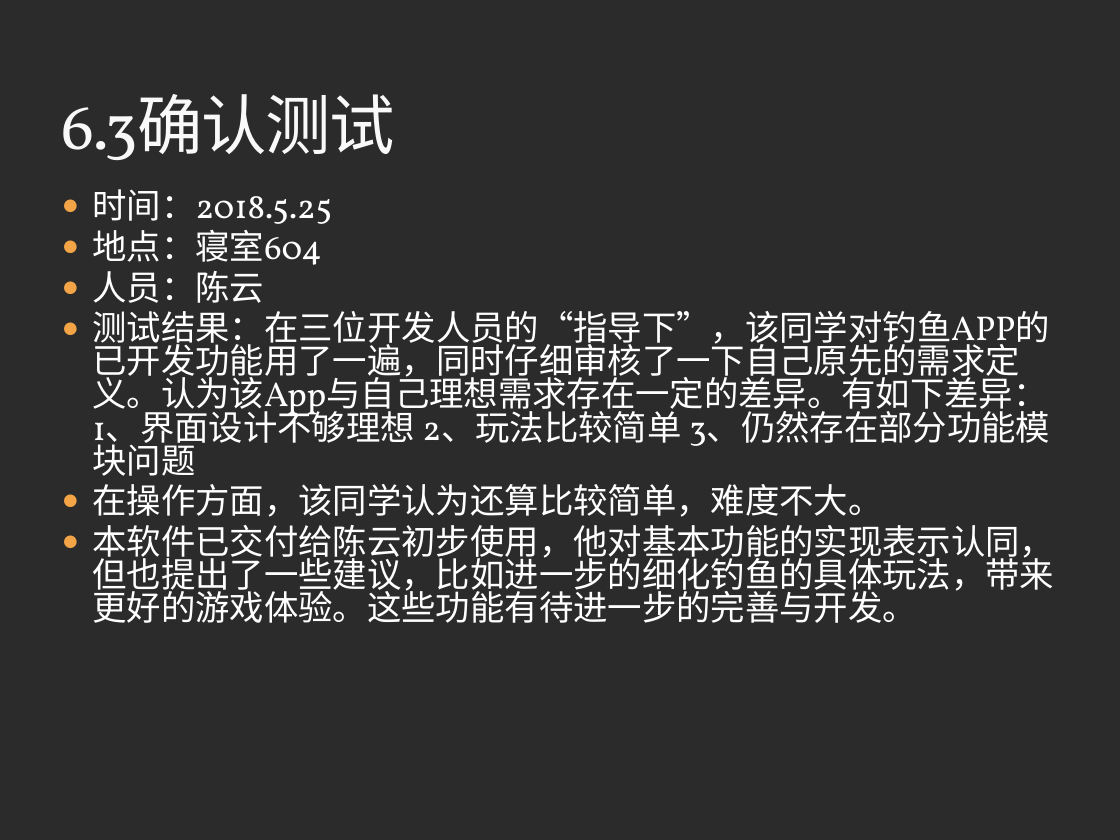
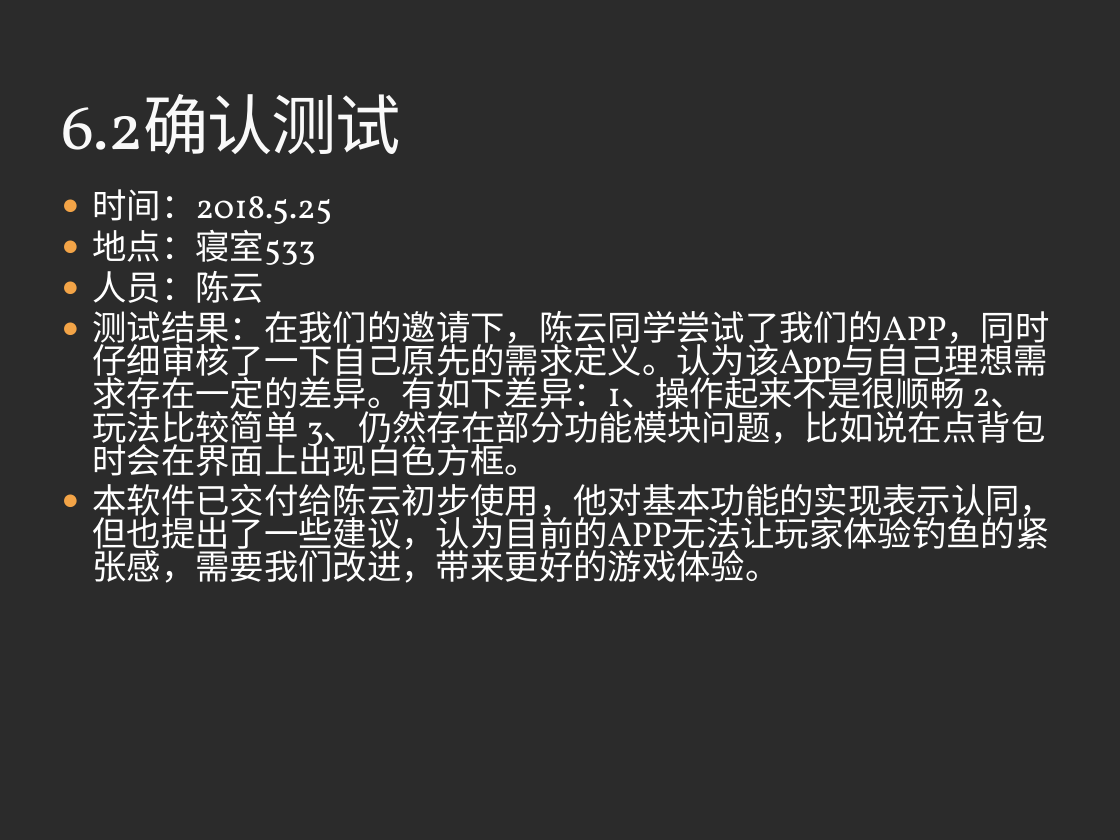
Before and after one commit to 3d-fishing/3D-app, a slide deck: slide 29 of 软件实现.pptx (slide 30 before the commit). Drawn at 1120x840 pixels with LibreOffice and Linux fonts; fonts in the diff are those of the drawing; background and template pictures are left out; a plain dark background stands for a picture behind light text. Boxes give left, top, right and bottom in pixels: in the first picture for what was removed or moved away, otherwise in the second. Text is boxed around its words. In the diff, an @@ line names an element or a change of style, - is before the commit and + after.

```diff
--- a/软件实现.pptx
+++ b/软件实现.pptx
@@ title at bbox=[62, 94, 401, 154]: text changed @@
-6.3确认测试
+6.2确认测试
@@ text at bbox=[93, 230, 316, 265]: text changed @@
-● 地点：寝室604
+● 地点：寝室533
@@ text at bbox=[93, 311, 1055, 583]: text changed @@
-● 测试结果：在三位开发人员的“指导下”，该同学对钓鱼APP的已开发功能用了一遍，同时仔细审核了一下自己原先的需求定义。认为该App与自己理想需求存在一定的差异。有如下差异：1、界面设计不够理想 2、玩法比较简单 3、仍然存在部分功能模块问题
-● 在操作方面，该同学认为还算比较简单，难度不大。
-● 本软件已交付给陈云初步使用，他对基本功能的实现表示认同，但也提出了一些建议，比如进一步的细化钓鱼的具体玩法，带来更好的游戏体验。这些功能有待进一步的完善与开发。
+● 测试结果：在我们的邀请下，陈云同学尝试了我们的APP，同时仔细审核了一下自己原先的需求定义。认为该App与自己理想需求存在一定的差异。有如下差异：1、操作起来不是很顺畅 2、玩法比较简单 3、仍然存在部分功能模块问题，比如说在点背包时会在界面上出现白色方框。
+● 本软件已交付给陈云初步使用，他对基本功能的实现表示认同，但也提出了一些建议，认为目前的APP无法让玩家体验钓鱼的紧张感，需要我们改进，带来更好的游戏体验。
```
Also in this commit, not shown: 2 other slides changed, 1 slide removed, 1 other file.
